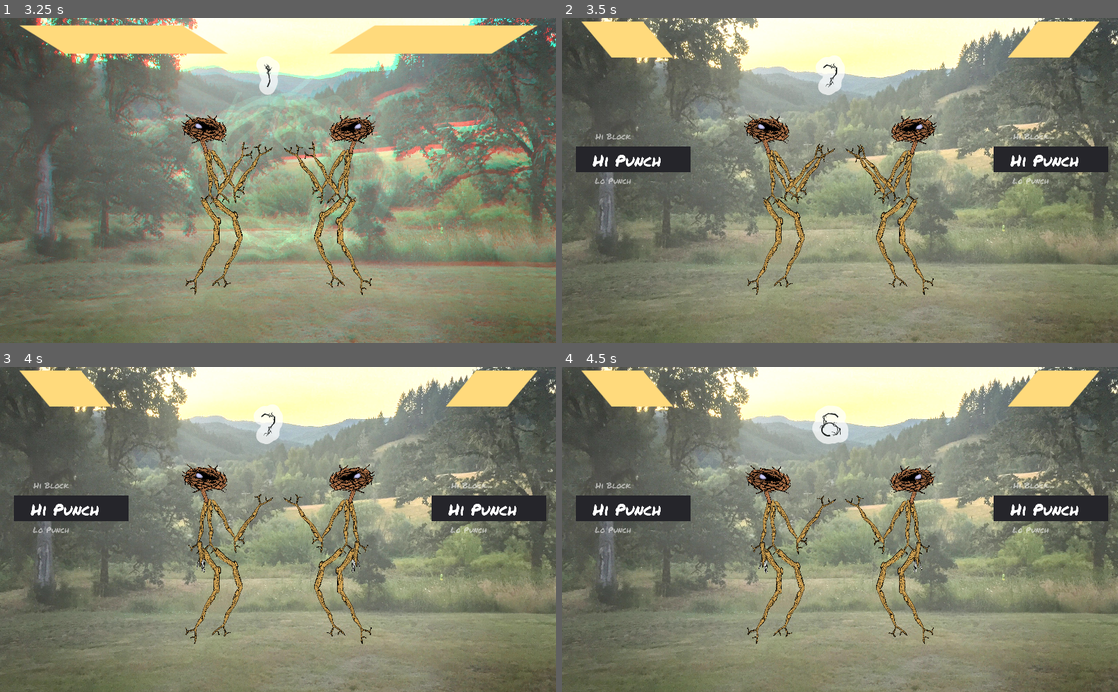
Above: before the commit, frames 1-4 (two rows, left to right).
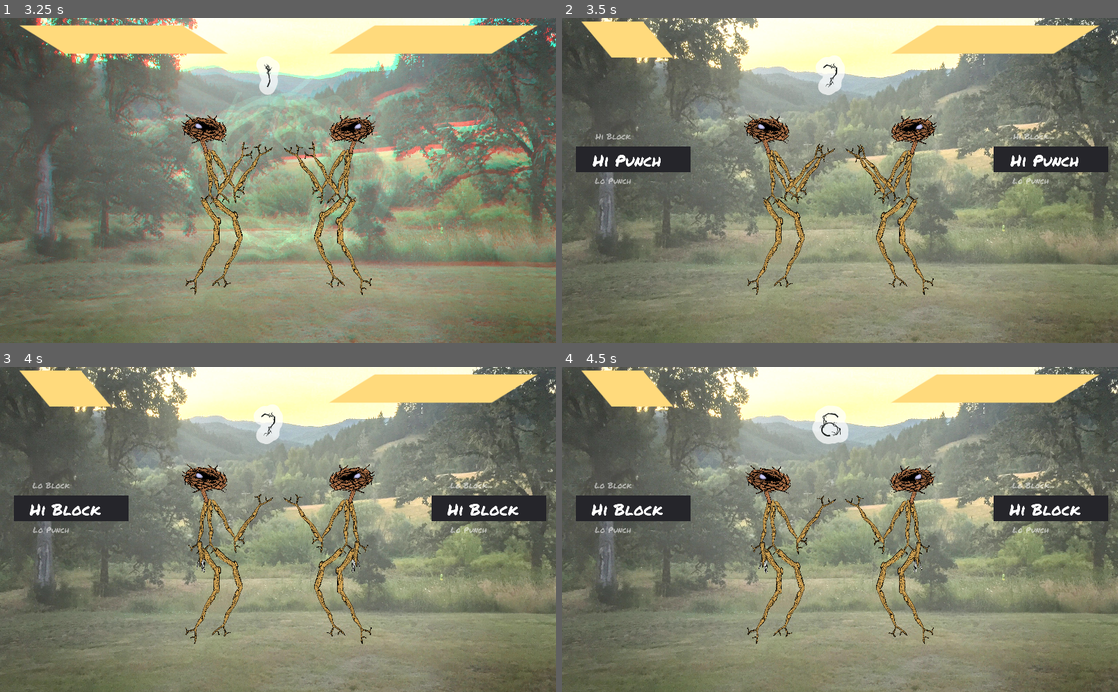
Above: after the commit, the same moments.

Repository: thesage1014/pigsSSJomt
Game: Godot game, scene res://sticky.tscn
Same seed, same stepped clock (60 frames per second), same inputs: the game is played once before the commit and once after it.
Inputs:
- Up to frame 1 (3.25 s): hold Left (p1_a) 0.53-1.28 s; tap Up (p1_b) at 1.35 s; hold Down (p1_c) 2.03-2.78 s; tap A (p2_a) at 2.85 s
- Up to frame 2 (3.5 s): no input
- Up to frame 3 (4 s): hold E (p2_b) from 3.53 s (still down)
- Up to frame 4 (4.5 s): release E (p2_b) at 4.28 s; tap D (p2_c) at 4.35 s

Frame 1 is identical in both runs. In frame 2, 2.2% of the frame differs, in the area x 59-97%, y 1-13%; in frame 3, 2.7%, in the area x 5-97%, y 1-46%; in frame 4, 2.7%.

Commit message:
only one one more time only

Diff:
--- a/scripts/AttackRoller.gd
+++ b/scripts/AttackRoller.gd
@@ -3,6 +3,7 @@
 # Declare member variables here. Examples:
 class_name AttackRoller1
 var activeAttack
+var lastAttacks
 #onready var player = get_parent()
 export(NodePath) onready var player = get_node(player)
 
@@ -21,7 +22,7 @@
 
 func update_roller(attacks, newAttack):
 	activeAttack = attacks[newAttack][1]
-
+	lastAttacks = attacks
 	get_node("ActiveAttack").text = activeAttack
 	#print(get_node("ActiveAttack").get_parent().name)
 	if(newAttack >= attacks.size()-1):
--- a/scripts/Fighter1.gd
+++ b/scripts/Fighter1.gd
@@ -14,13 +14,14 @@
 				['kickL','Lo Kick',30]
 				]
 var WriggleAnim = ['wriggle','wriggle',0]
-var usedOnce = []
+var OMTAnim = ['One More Time','One More Time', 0]
 onready var hpStartSize = get_node("HealthBar").rect_size
 export(NodePath) onready var enemy = get_node(enemy)
 export var playerNumber = 1
 export var hitPoints = 100
 var btn = []
 var alreadySelected = false
+var alreadyResurrected = false
 signal on_update_roller
 signal on_player_selected
 signal on_send_attack
@@ -54,31 +55,37 @@
 
 
 	CheckLength()
-	if MoveList.size() > 0 :
-		emit_signal("on_update_roller",MoveList,nextMove)
+	emit_signal("on_update_roller",MoveList,nextMove)
 
 func sendAttack():
 	CheckLength()
 	emit_signal("on_send_attack")
 	CheckLength()
 	alreadySelected = false
-	if MoveList.size()-1 > 0:
+	if MoveList.size() > 0:
 		print(MoveList)
-		enemy.TakeDamage(MoveList[nextMove][2])
+		if MoveList[0][0] == "One More Time":
+			MoveList = [
+				['punchR','Lo Punch',30],
+				['punchL','Hi Punch',50],
+				['blockHi','Hi Block',0],
+				['blockLo','Lo Block',0],
+				['kickR','Hi Kick',50],
+				['kickL','Lo Kick',30]
+				]
+			hitPoints += 100
+		else:
+			enemy.TakeDamage(MoveList[nextMove][2])
 		get_node("Skeleton/AnimationPlayer").current_animation = MoveList[nextMove][0]
-		if usedOnce.has(MoveList[nextMove][0]) :
-			usedOnce.remove(MoveList[nextMove][0])
-			MoveList.remove(nextMove)
-
-		else :
-			usedOnce.append(MoveList[nextMove][0])
-	elif not usedOnce.has(['One More Time','One More Time', -100]):
-		MoveList.append(['One More Time','One More Time', -100])
-
+		MoveList.remove(nextMove)
 
 func CheckLength():
 	if MoveList.size() == 0:
-		MoveList.append(WriggleAnim)
+		if not alreadyResurrected:
+			MoveList.append(OMTAnim)
+			alreadyResurrected = true
+		else:
+			MoveList.append(WriggleAnim)
 	else:
 		if nextMove > MoveList.size()-1:
 			nextMove = 0
